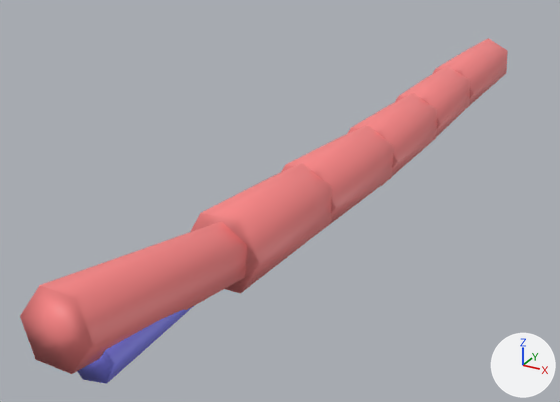
What one commit did to the glTF model public/data/plots/sample/media/qsm/206.glb.
Before and after are seen from a 50 mm camera at (-1.47, -6.33, -0.07) aimed at (-3.23, -3.12, -1.68). Arrows for +X, +Y and +Z are at lower right; the lights stay in place. The older version comes first. Vertices at exactly the same position are counted once.
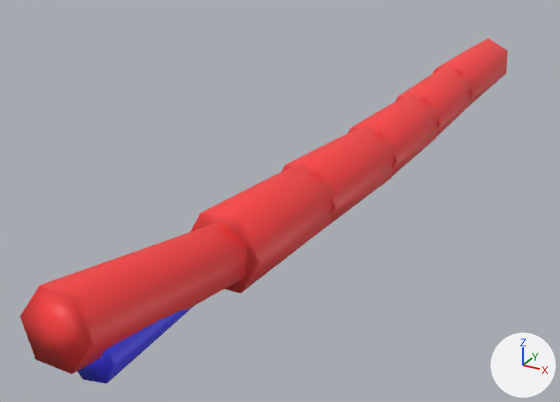
Changed parts and their boxes (x1, y1, x2, y2) in the pictures (560 x 402 px):
part 1 of me_mesh_0, recoloured (pink to red)
    both: (20, 38, 508, 374)
part 2 of me_mesh_0, recoloured (darker)
    both: (77, 306, 194, 384)

Edits to the bpy script that builds the scene:
```text
Change me_mesh_0:
    where me_mesh_0.from_pydata(...)  # 92 vertices, 168 faces; spans x -3.08..-2.71, y -5.07..-0.51, z -1.64..-1.14
    used by ob_mesh_0; location = (0.0, 0.0, 0.0)
    me_mesh_0 part 1: 144 faces centred in x -3.06..-2.73, y -5.06..-0.51, z -1.62..-1.18 are repainted in the vertex colours; the middle colour goes from pink #ff8888 to red #ff3f3f
    me_mesh_0 part 2: 24 faces centred in x -2.97..-2.8, y -4.96..-4.17, z -1.48..-1.32 are repainted in the vertex colours; the middle colour goes from blue #8888ff to blue #3f3fff
```
